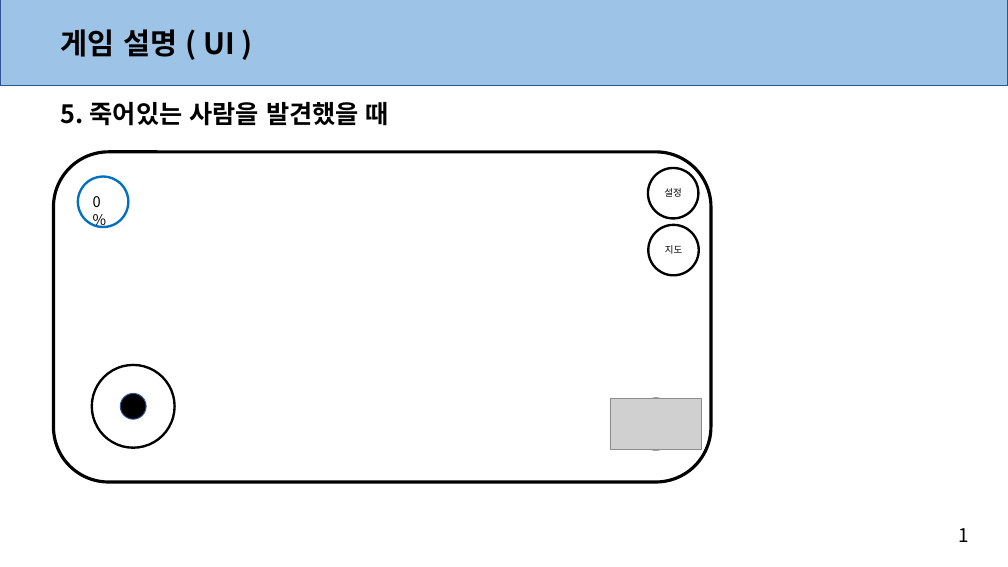
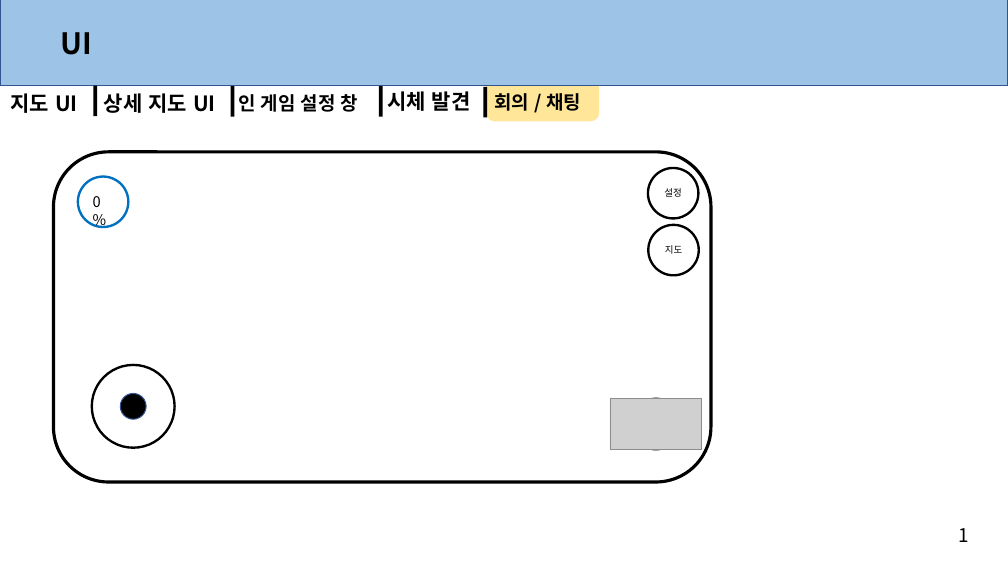
Before and after one commit to anglik0370/EscapeIsland, a slide deck: slide 13 of Document/UI/인게임 UI.pptx. Drawn at 1008x567 pixels with LibreOffice and Linux fonts; fonts in the diff are those of the drawing; grey boxes stand for pictures. Boxes give left, top, right and bottom in pixels: in the first picture for what was removed or moved away, otherwise in the second. Text is boxed around its words. In the diff, an @@ line names an element or a change of style, - is before the commit and + after.

```diff
--- a/Document/UI/인게임 UI.pptx
+++ b/Document/UI/인게임 UI.pptx
@@ text at box(61, 32, 93, 55): text changed @@
-게임 설명 ( UI )
+UI
@@ rectangle added at box(94, 85, 98, 116), fill #000000 @@
@@ rectangle added at box(231, 86, 234, 116), fill #000000 @@
@@ rectangle added at box(379, 86, 383, 116), fill #000000 @@
@@ rectangle added at box(483, 87, 487, 117), fill #000000 @@
@@ rounded rectangle added at box(486, 71, 600, 122), fill #FFE699 @@
@@ text added at box(11, 93, 78, 113), 20 pt, text #000000, bold @@
+지도 UI
@@ text removed at box(61, 102, 389, 126) @@
-5. 죽어있는 사람을 발견했을 때
@@ text added at box(104, 93, 216, 113), 20 pt, text #000000, bold @@
+상세 지도 UI
@@ text added at box(238, 94, 358, 112), 18 pt, text #000000, bold @@
+인 게임 설정 창
@@ text added at box(387, 91, 471, 111), 20 pt, text #000000, bold @@
+시체 발견
@@ text added at box(495, 93, 581, 111), 18 pt, text #000000, bold @@
+회의 / 채팅
```
Also in this commit, not shown: 14 other slides changed, 1 slide added, 1 slide removed, 3 other files.
